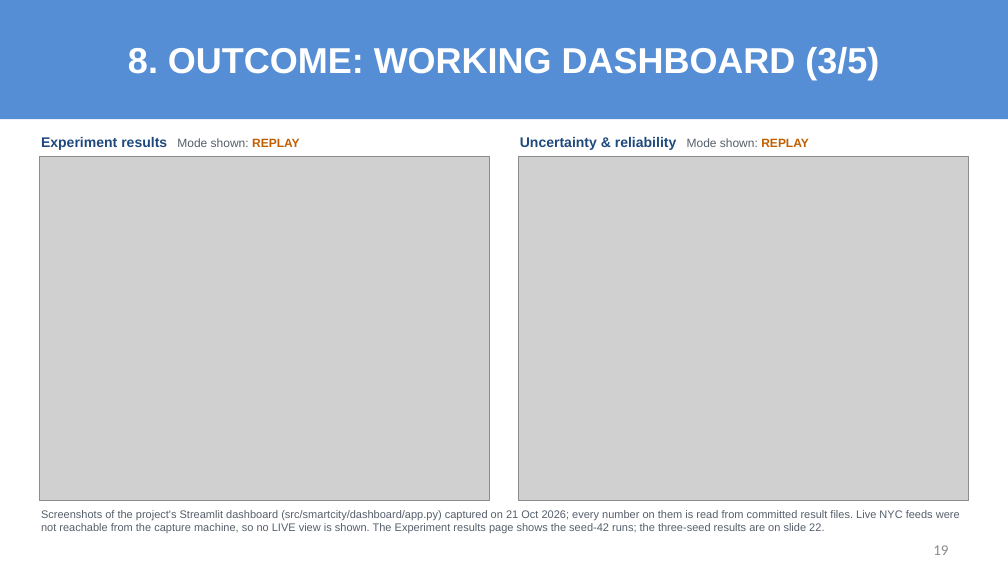
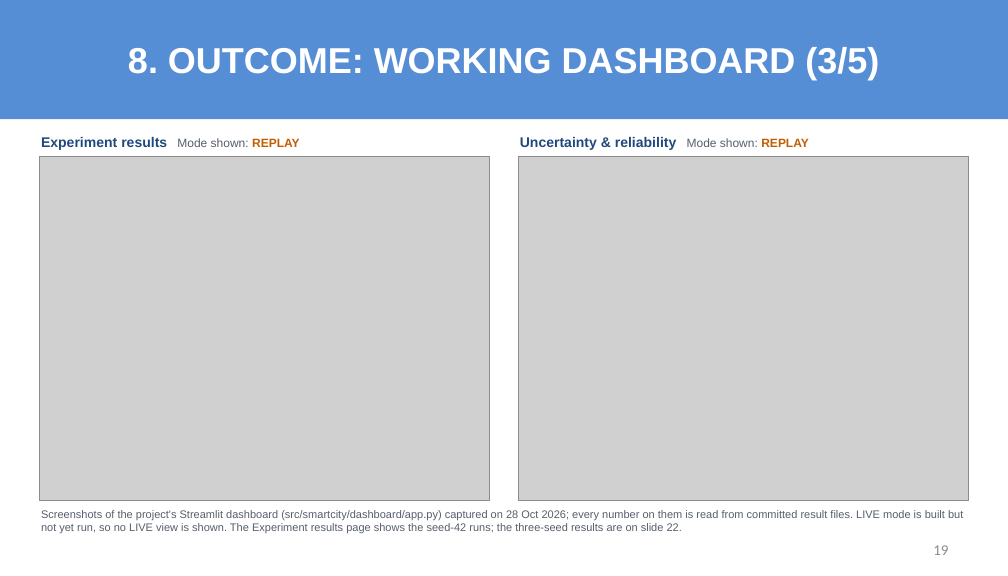
Before and after one commit to sricharansk/Major-Project, a slide deck: slide 19 of presentation/Final_Review_S_K_Sricharan_25MML1010.pptx. Drawn at 1008x576 pixels with LibreOffice and Linux fonts; fonts in the diff are those of the drawing; grey boxes stand for pictures. Boxes give left, top, right and bottom in pixels: in the first picture for what was removed or moved away, otherwise in the second. Text is boxed around its words. In the diff, an @@ line names an element or a change of style, - is before the commit and + after.

```diff
--- a/presentation/Final_Review_S_K_Sricharan_25MML1010.pptx
+++ b/presentation/Final_Review_S_K_Sricharan_25MML1010.pptx
@@ text at bbox=[41, 510, 963, 533]: text changed @@
-Screenshots of the project's Streamlit dashboard (src/smartcity/dashboard/app.py) captured on 21 Oct 2026; every number on them is read from committed result files. Live NYC feeds were not reachable from the capture machine, so no LIVE view is shown. The Experiment results page shows the seed-42 runs; the three-seed results are on slide 22.
+Screenshots of the project's Streamlit dashboard (src/smartcity/dashboard/app.py) captured on 28 Oct 2026; every number on them is read from committed result files. LIVE mode is built but not yet run, so no LIVE view is shown. The Experiment results page shows the seed-42 runs; the three-seed results are on slide 22.
```
Also in this commit, not shown: 11 other slides changed, 7 other files.
